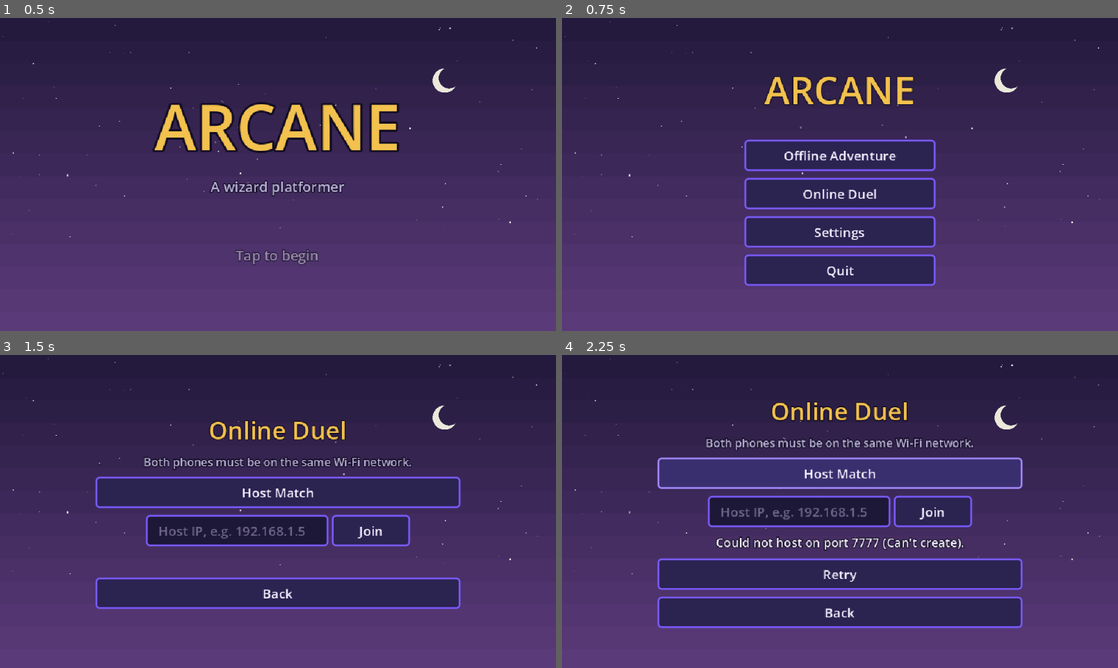
Above: before the commit, frames 1-4 (two rows, left to right).
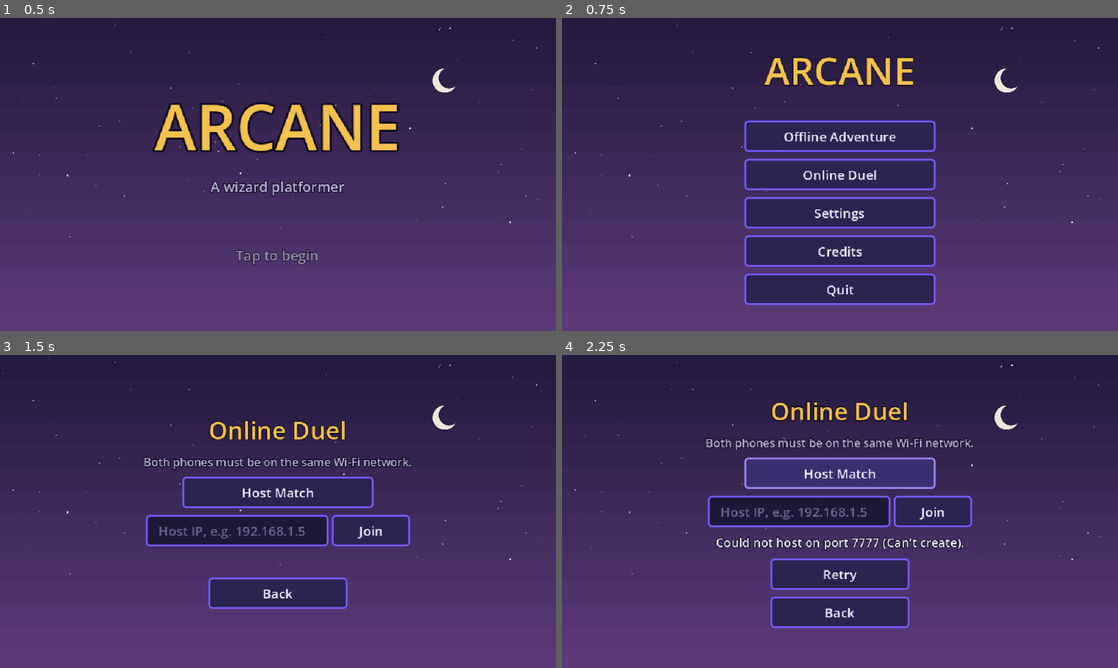
Above: after the commit, the same moments.

Repository: Lynnield/Arcane
Game: Godot game, scene res://scenes/ui/title.tscn
Same seed, same stepped clock (60 frames per second), same inputs: the game is played once before the commit and once after it.
Inputs (mouse positions are in pixels of both pictures, inside the frame that each line leads up to):
- Up to frame 1 (0.5 s): no input
- Up to frame 2 (0.75 s): tap Enter at 0.5 s; move the mouse to (962, 158) at 0.52 s; hold D (move_right) from 0.53 s (still down); tap P at 0.6 s; click (962, 158) at 0.67 s
- Up to frame 3 (1.5 s): tap Space (jump) at 0.77 s; release D (move_right) at 1.25 s; click "Online Duel" at 1.25 s
- Up to frame 4 (2.25 s): click "Host Match" at 2 s

Frame 1 is identical in both runs. In frame 2, 12% of the frame differs, in the area x 32-68%, y 12-92%; in frame 3, 4.8%; in frame 4, 12%.

Commit message:
feat: credits screen and docs/CREDITS.md
Main menu gets a Credits button listing the engine, font and the original code-drawn art and synthesized audio. Menu buttons now keep their own width instead of stretching.

Diff:
--- /dev/null
+++ b/scenes/ui/credits.tscn
@@ -0,0 +1,12 @@
+[gd_scene load_steps=2 format=3]
+
+[ext_resource type="Script" path="res://scripts/ui/credits.gd" id="1_script"]
+
+[node name="Credits" type="Control"]
+layout_mode = 3
+anchors_preset = 15
+anchor_right = 1.0
+anchor_bottom = 1.0
+grow_horizontal = 2
+grow_vertical = 2
+script = ExtResource("1_script")
--- a/scripts/autoload/game.gd
+++ b/scripts/autoload/game.gd
@@ -5,6 +5,7 @@
 const MAIN_MENU := "res://scenes/ui/main_menu.tscn"
 const LEVEL_SELECT := "res://scenes/ui/level_select.tscn"
 const SETTINGS := "res://scenes/ui/settings.tscn"
+const CREDITS := "res://scenes/ui/credits.tscn"
 const LOBBY := "res://scenes/ui/lobby.tscn"
 const RESULTS := "res://scenes/ui/results.tscn"
 const PVP_ARENA := "res://scenes/pvp_arena.tscn"
--- /dev/null
+++ b/scripts/ui/credits.gd
@@ -0,0 +1,29 @@
+extends Control
+## In-game credits. Keep in sync with docs/CREDITS.md.
+
+const LINES := [
+	["Team", "Lynnield - developer"],
+	["Engine", "Godot Engine 4.7 - MIT License\nJuan Linietsky, Ariel Manzur and contributors"],
+	["Font", "Open Sans by Steve Matteson - SIL Open Font License 1.1"],
+	["Art", "Original - drawn in code"],
+	["Sound and music", "Original - synthesized in code"],
+]
+
+
+func _ready() -> void:
+	var box := UiKit.screen(self)
+	box.add_child(UiKit.label("Credits", 28, UiKit.GOLD))
+	var grid := GridContainer.new()
+	grid.columns = 2
+	grid.add_theme_constant_override("h_separation", 16)
+	grid.add_theme_constant_override("v_separation", 8)
+	box.add_child(grid)
+	for entry in LINES:
+		var heading := UiKit.label(entry[0], 13, UiKit.MUTED)
+		heading.horizontal_alignment = HORIZONTAL_ALIGNMENT_RIGHT
+		grid.add_child(heading)
+		var value := UiKit.label(entry[1], 13)
+		value.horizontal_alignment = HORIZONTAL_ALIGNMENT_LEFT
+		grid.add_child(value)
+	box.add_child(UiKit.spacer(6))
+	box.add_child(UiKit.button("Back", func() -> void: Game.goto(Game.MAIN_MENU), 160.0))
--- a/scripts/ui/main_menu.gd
+++ b/scripts/ui/main_menu.gd
@@ -9,4 +9,5 @@
 	box.add_child(UiKit.button("Offline Adventure", func() -> void: Game.goto(Game.LEVEL_SELECT)))
 	box.add_child(UiKit.button("Online Duel", func() -> void: Game.goto(Game.LOBBY)))
 	box.add_child(UiKit.button("Settings", func() -> void: Game.goto(Game.SETTINGS)))
+	box.add_child(UiKit.button("Credits", func() -> void: Game.goto(Game.CREDITS)))
 	box.add_child(UiKit.button("Quit", func() -> void: get_tree().quit()))
--- a/scripts/ui/ui_kit.gd
+++ b/scripts/ui/ui_kit.gd
@@ -72,6 +72,7 @@
 	b.text = text
 	b.focus_mode = Control.FOCUS_NONE
 	b.custom_minimum_size = Vector2(min_width, 44 if Save.large_text else 36)
+	b.size_flags_horizontal = Control.SIZE_SHRINK_CENTER
 	b.pressed.connect(func() -> void:
 		Sfx.play("click")
 		action.call())
Not shown, added: scripts/ui/credits.gd.uid
Not shown, added: docs/CREDITS.md
